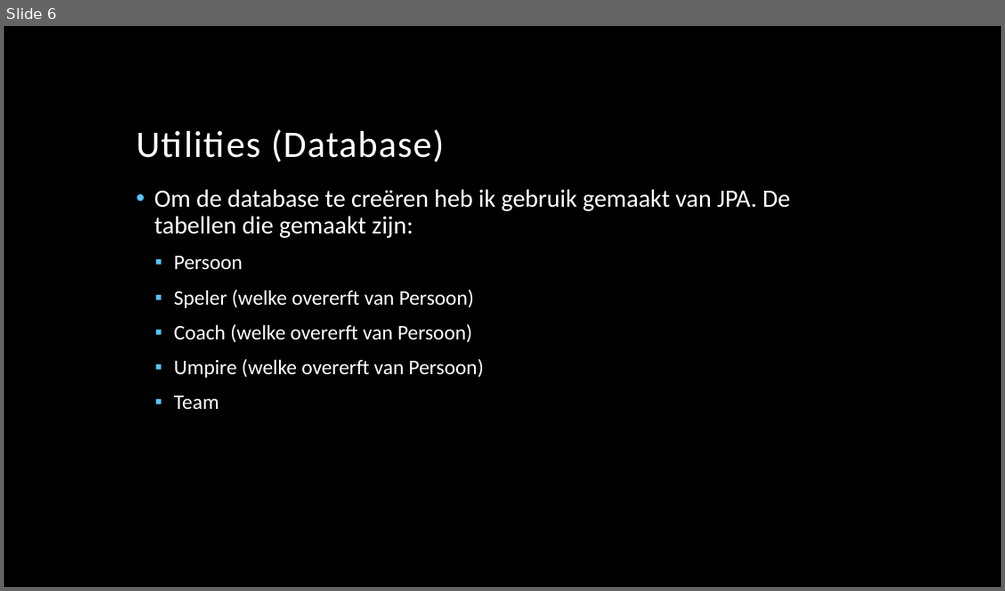
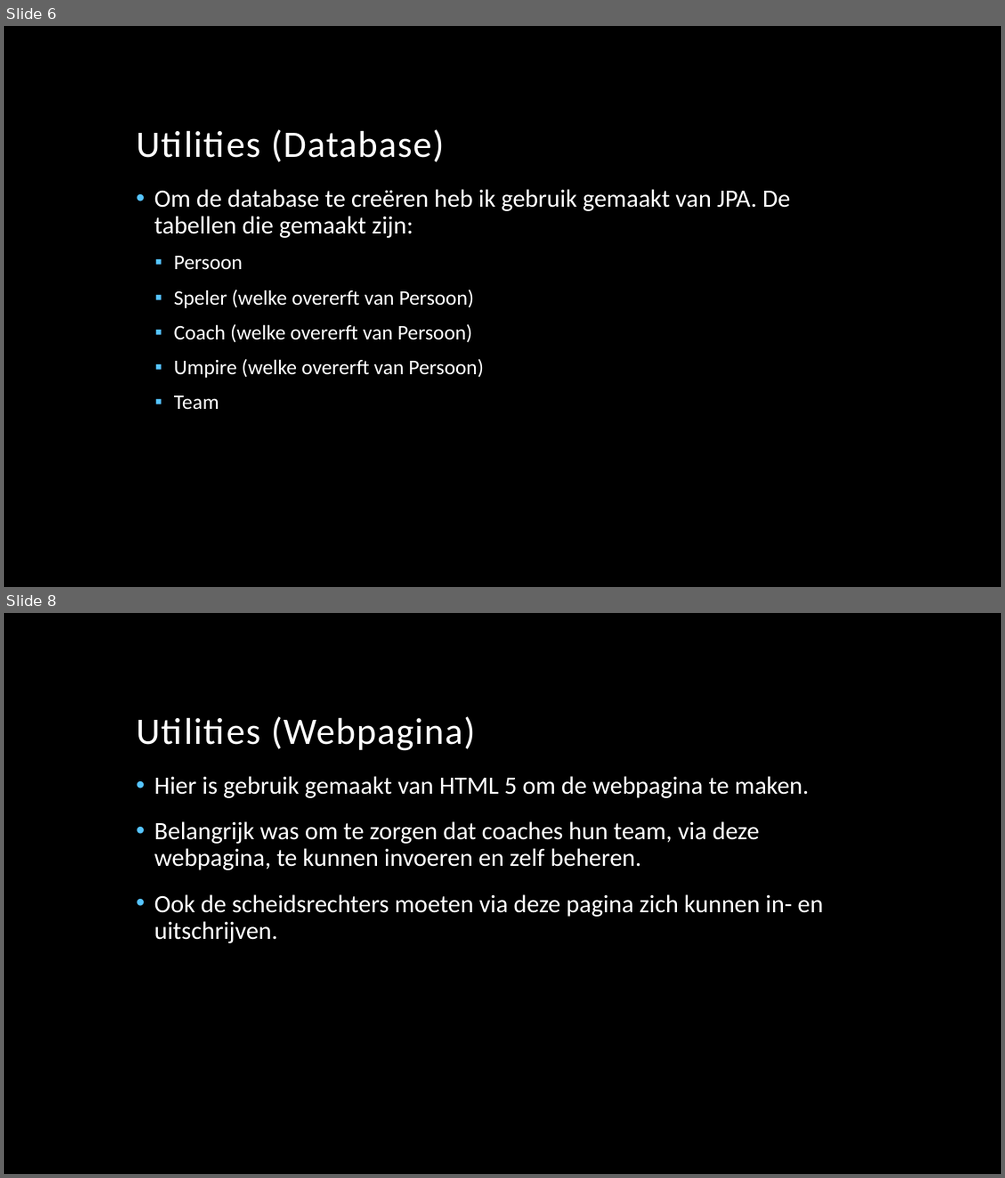
Before and after one commit to Ragabash/ProjectLax, a slide deck: Project Lax.pptx. Shown one above the other, each under a label of ours: slide 6 before the commit, slides 6 and 8 after it; the slides between them are not shown. The pictures are 1005x591 and 1005x1178 pixels, drawn with LibreOffice and Linux fonts; fonts in the diff are those of the drawing; background and template pictures are left out. Boxes give left, top, right and bottom in pixels: in the first picture for what was removed or moved away, otherwise in the second. Text is boxed around its words. In the diff, an @@ line names an element or a change of style, - is before the commit and + after.

```diff
--- a/Project Lax.pptx
+++ b/Project Lax.pptx
@@ slide 8 added at (4, 613, 1001, 1174), background picture (left out) @@
@@ title added at (136, 716, 475, 751), 36 pt, text #FFFFFF @@
+Utilities (Webpagina)
@@ text added at (154, 776, 824, 943), 24 pt, text #FFFFFF @@
+• Hier is gebruik gemaakt van HTML 5 om de webpagina te maken.
+• Belangrijk was om te zorgen dat coaches hun team, via deze webpagina, te kunnen invoeren en zelf beheren.
+• Ook de scheidsrechters moeten via deze pagina zich kunnen in- en uitschrijven.
```
Also in this commit, not shown: 2 slides changed, 2 other slides added, 3 slides removed, 1 other file.
